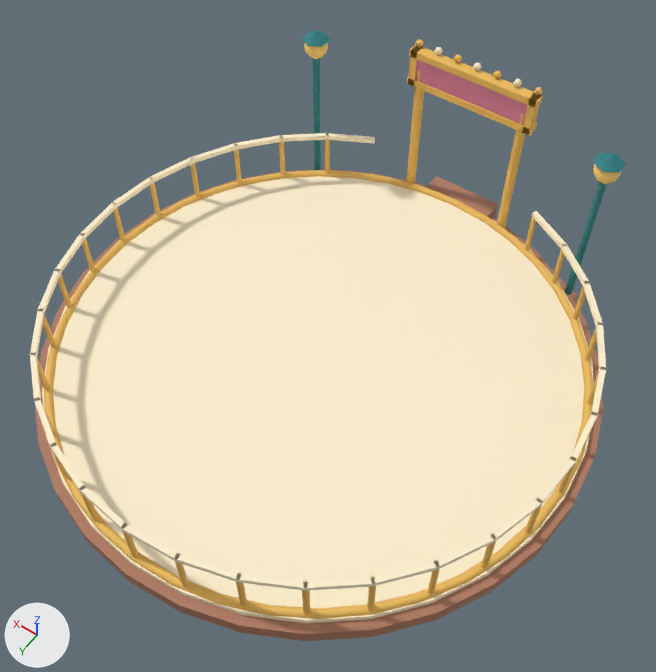
Renders of the glTF model games/brightway-park/public/art/models/ride_teacups.glb from each side of a commit.
Camera for both pictures: a camera (50 mm lens) standing at (-4.34, 5.87, 10.03) and looking at (-0.28, 0.18, 1.09). Every picture has the same lights, and +X, +Y and +Z are marked at lower left. The first picture is the older version. Where no turn or scale is listed for an object, it has been applied to the vertices.

Names of what the first picture shows: 'ride_teacups_0', 'ride_teacups_1', 'ride_teacups_2', 'ride_teacups_3', 'ride_teacups_4', 'ride_teacups_5'.
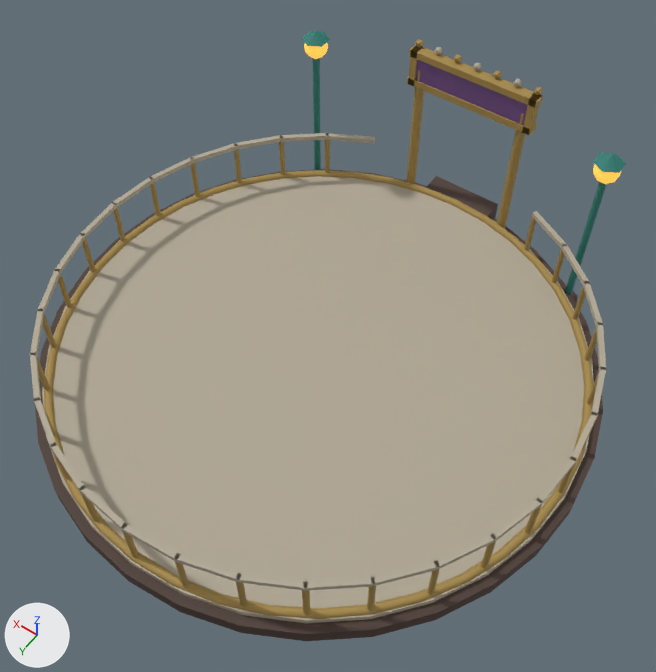
Boxes (x1, y1, x2, y2) around the edits, measured in the pictures (656 x 672 px):
```json
{"object": "ride_teacups_1", "change": "recoloured", "before": [30, 47, 606, 623], "after": [30, 47, 606, 623], "on screen": "beige to grey"}
{"object": "ride_teacups_2", "change": "recoloured", "before": [37, 39, 599, 619], "after": [37, 39, 599, 619]}
{"object": "ride_teacups_0", "change": "recoloured", "before": [35, 169, 603, 641], "after": [35, 169, 603, 641]}
{"object": "ride_teacups_5", "change": "recoloured", "before": [415, 60, 528, 125], "after": [415, 60, 528, 125], "on screen": "darker"}
{"object": "ride_teacups_4", "change": "surface changed", "before": [304, 43, 621, 184], "after": [304, 43, 621, 184]}
```

Edits to the scene script, one JSON object a line:
```json
{"op": "set", "path": "mat_material_0.base_color", "old": "(0.418, 0.191, 0.117)", "new": "(0.0742, 0.0437, 0.0331)", "note": "brown #ad7960 -> brown #4d3b33"}
{"op": "set", "path": "mat_material_1.base_color", "old": "(1.0, 0.88, 0.624)", "new": "(0.44, 0.392, 0.301)", "note": "beige #fff1cf -> grey #b1a895"}
{"op": "set", "path": "mat_material_2.base_color", "old": "(0.847, 0.503, 0.107)", "new": "(0.381, 0.254, 0.0685)", "note": "orange #edbc5c -> brown #a68a4a"}
{"op": "add", "block": "mat_material_4", "code": "mat_material_4.emission_strength = 1.0"}
{"op": "set", "path": "mat_material_5.base_color", "old": "(0.68, 0.202, 0.337)", "new": "(0.156, 0.0685, 0.238)", "note": "pink #d77c9d -> purple #6e4a86"}
```
